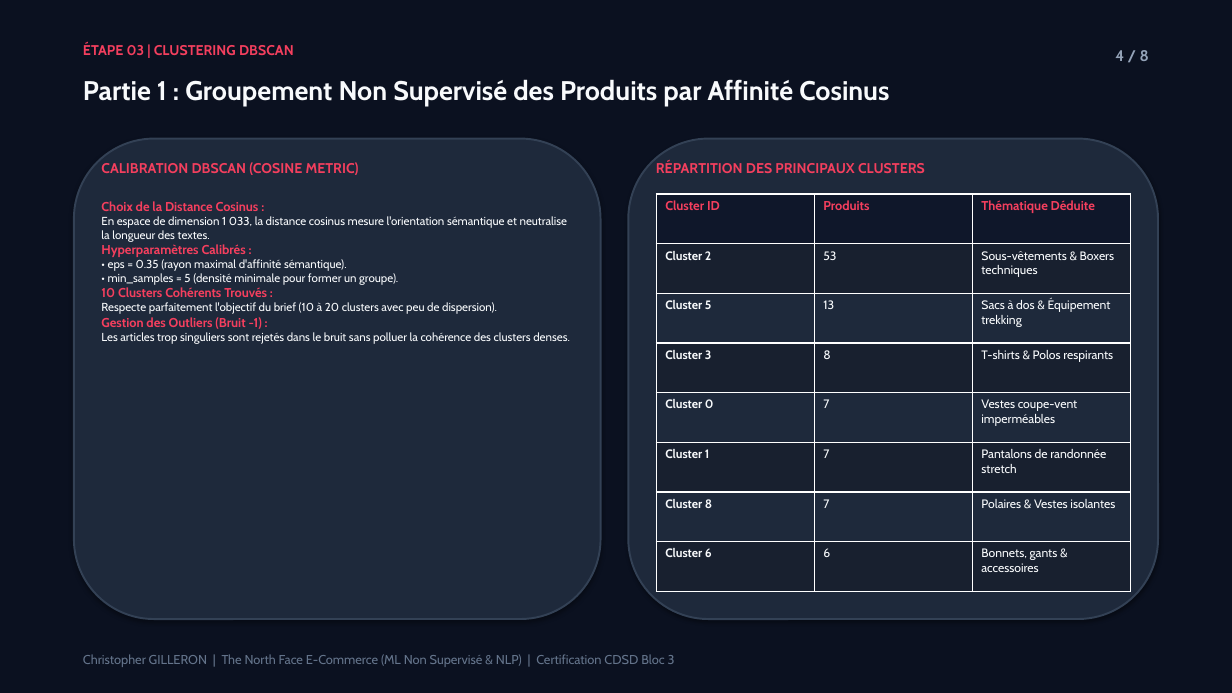
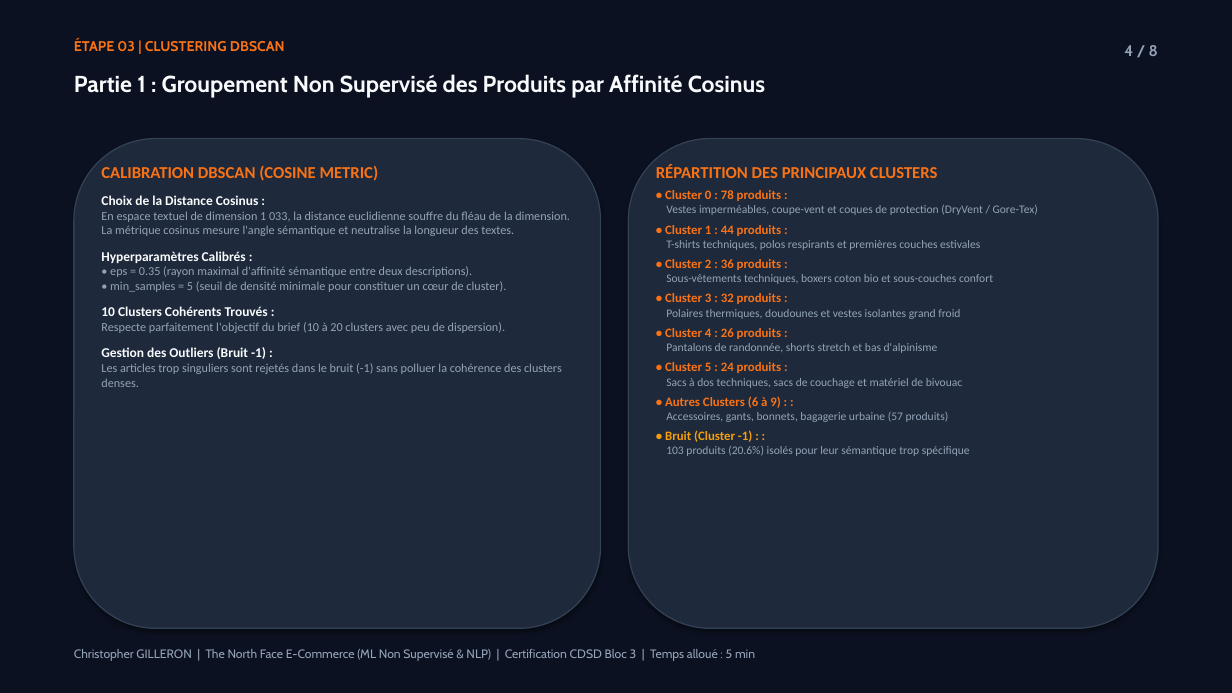
Before and after one commit to Elkristobal59/CERTIFICATION_CDSD, a slide deck: slide 4 of Bloc_3_Machine_Learning/North_Face/North_face_presentation.pptx. Drawn at 1232x693 pixels with LibreOffice and Linux fonts; fonts in the diff are those of the drawing. Boxes give left, top, right and bottom in pixels: in the first picture for what was removed or moved away, otherwise in the second. Text is boxed around its words. In the diff, an @@ line names an element or a change of style, - is before the commit and + after.

Commit message:
feat(certif): integration des visuels des notebooks dans les pptx Steam, Walmart et North Face (8 slides)

```diff
--- a/Bloc_3_Machine_Learning/North_Face/North_face_presentation.pptx
+++ b/Bloc_3_Machine_Learning/North_Face/North_face_presentation.pptx
@@ text "ÉTAPE 03 | CLUSTERING DBSCAN" at (x1=74, y1=38, x2=285, y2=51): text colour #F43F5E to #F97316 @@
@@ text "4 / 8" moved from (x1=1115, y1=50, x2=1149, y2=61) to (x1=1124, y1=45, x2=1158, y2=56) @@
@@ text "Partie 1 : Groupement Non ..." at (x1=74, y1=74, x2=765, y2=98): size 21 to 18 pt @@
@@ rounded rectangle resized from (x1=74, y1=139, x2=601, y2=619) to (x1=74, y1=139, x2=601, y2=628) @@
@@ rounded rectangle at (x1=74, y1=139, x2=601, y2=628): outline #334155 1.5 pt to #334155 1 pt @@
@@ rounded rectangle at (x1=628, y1=139, x2=1158, y2=628): outline #334155 1.5 pt to #334155 1 pt @@
@@ rounded rectangle resized from (x1=628, y1=139, x2=1158, y2=619) to (x1=628, y1=139, x2=1158, y2=628) @@
@@ text "CALIBRATION DBSCAN (COSINE METRIC)" moved from (x1=101, y1=201, x2=570, y2=344) to (x1=101, y1=166, x2=570, y2=387) @@
@@ text at (x1=101, y1=166, x2=379, y2=181): paragraph added @@
+CALIBRATION DBSCAN (COSINE METRIC)
@@ text removed at (x1=101, y1=162, x2=359, y2=175) @@
-CALIBRATION DBSCAN (COSINE METRIC)
@@ text removed at (x1=656, y1=161, x2=925, y2=173) @@
-RÉPARTITION DES PRINCIPAUX CLUSTERS
@@ text added at (x1=656, y1=164, x2=1038, y2=456), 9 pt, text #94A3B8 @@
+RÉPARTITION DES PRINCIPAUX CLUSTERS
+• Cluster 0 : 78 produits :
+Vestes imperméables, coupe-vent et coques de protection (DryVent / Gore-Tex)
+• Cluster 1 : 44 produits :
+T-shirts techniques, polos respirants et premières couches estivales
+• Cluster 2 : 36 produits :
+Sous-vêtements techniques, boxers coton bio et sous-couches confort
+• Cluster 3 : 32 produits :
+Polaires thermiques, doudounes et vestes isolantes grand froid
+• Cluster 4 : 26 produits :
+Pantalons de randonnée, shorts stretch et bas d'alpinisme
+• Cluster 5 : 24 produits :
+Sacs à dos techniques, sacs de couchage et matériel de bivouac
+• Autres Clusters (6 à 9) : :
+Accessoires, gants, bonnets, bagagerie urbaine (57 produits)
+• Bruit (Cluster -1) : :
+103 produits (20.6%) isolés pour leur sémantique trop spécifique
@@ text at (x1=101, y1=195, x2=505, y2=359): size 10 to 10.5 pt, text colour #F43F5E to #F8FAFC in "Choix de la Distance Cosinus :", "Hyperparamètres Calibrés :", "10 Clusters Cohérents Trouvés :", "Gestion des Outliers (Bruit -1) :"; font Cabin to Calibri in "Choix de la Distance Cosinus :", "Hyperparamètres Calibrés :", "10 Clusters Cohérents Trouvés :", "Respecte parfaitement l'objectif du brief (10 à ..." and 1 more places; size 9 to 9.5 pt, text colour #F8FAFC to #94A3B8 in "Respecte parfaitement l'objectif du brief (10 à ..."; more space between paragraphs @@
@@ table removed at (x1=656, y1=194, x2=1130, y2=592), 8 rows, 3 columns @@
-Cluster ID | Produits | Thématique Déduite
-Cluster 2 | 53 | Sous-vêtements & Boxers techniques
-Cluster 5 | 13 | Sacs à dos & Équipement trekking
-Cluster 3 | 8 | T-shirts & Polos respirants
-Cluster 0 | 7 | Vestes coupe-vent imperméables
-Cluster 1 | 7 | Pantalons de randonnée stretch
-Cluster 8 | 7 | Polaires & Vestes isolantes
-Cluster 6 | 6 | Bonnets, gants & accessoires
@@ text at (x1=101, y1=211, x2=570, y2=236): text changed; size 9 to 9.5 pt; font Cabin to Calibri; text colour #F8FAFC to #94A3B8 @@
-En espace de dimension 1 033, la distance cosinus mesure l'orientation sémantique et neutralise la longueur des textes.
+En espace textuel de dimension 1 033, la distance euclidienne souffre du fléau de la dimension. La métrique cosinus mesure l'angle sémantique et neutralise la longueur des textes.
@@ text at (x1=110, y1=266, x2=506, y2=292): text changed; size 9 to 9.5 pt; font Cabin to Calibri; text colour #F8FAFC to #94A3B8 @@
-• eps = 0.35 (rayon maximal d'affinité sémantique).
-• min_samples = 5 (densité minimale pour former un groupe).
+• eps = 0.35 (rayon maximal d'affinité sémantique entre deux descriptions).
+• min_samples = 5 (seuil de densité minimale pour constituer un cœur de cluster).
@@ text at (x1=101, y1=363, x2=562, y2=387): text changed; size 9 to 9.5 pt; font Cabin to Calibri; text colour #F8FAFC to #94A3B8 @@
-Les articles trop singuliers sont rejetés dans le bruit sans polluer la cohérence des clusters denses.
+Les articles trop singuliers sont rejetés dans le bruit (-1) sans polluer la cohérence des clusters denses.
@@ text at (x1=74, y1=649, x2=755, y2=661): text changed; size 10 to 9.5 pt; text colour #64748B to #94A3B8 @@
-Christopher GILLERON | The North Face E-Commerce (ML Non Supervisé & NLP) | Certification CDSD Bloc 3
+Christopher GILLERON | The North Face E-Commerce (ML Non Supervisé & NLP) | Certification CDSD Bloc 3 | Temps alloué : 5 min
```
Also in this commit, not shown: 7 other slides changed, 5 other files.
